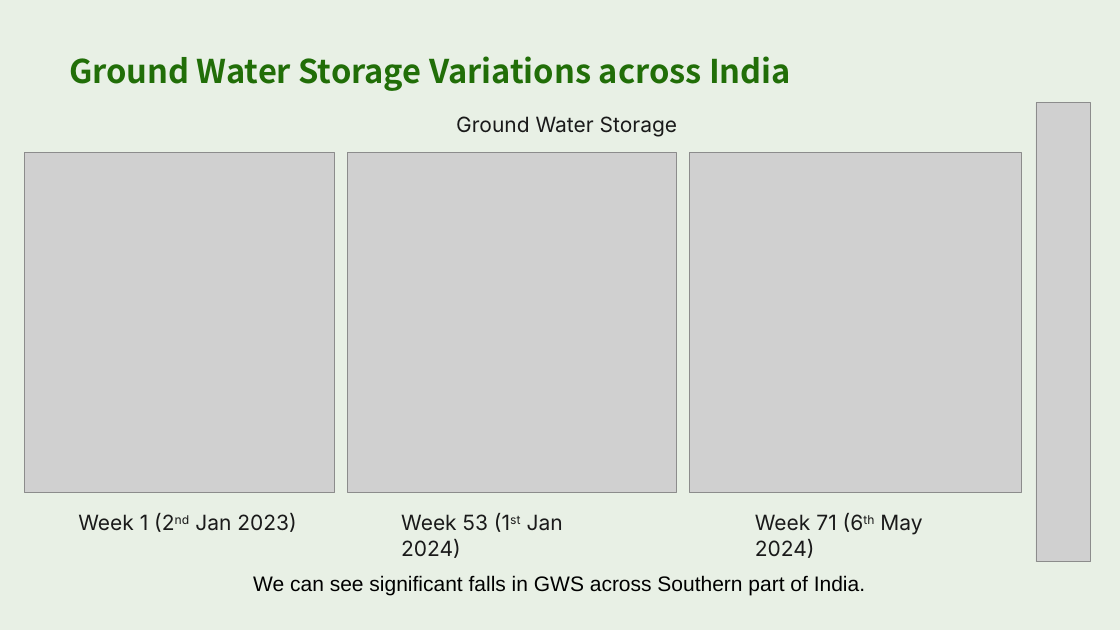
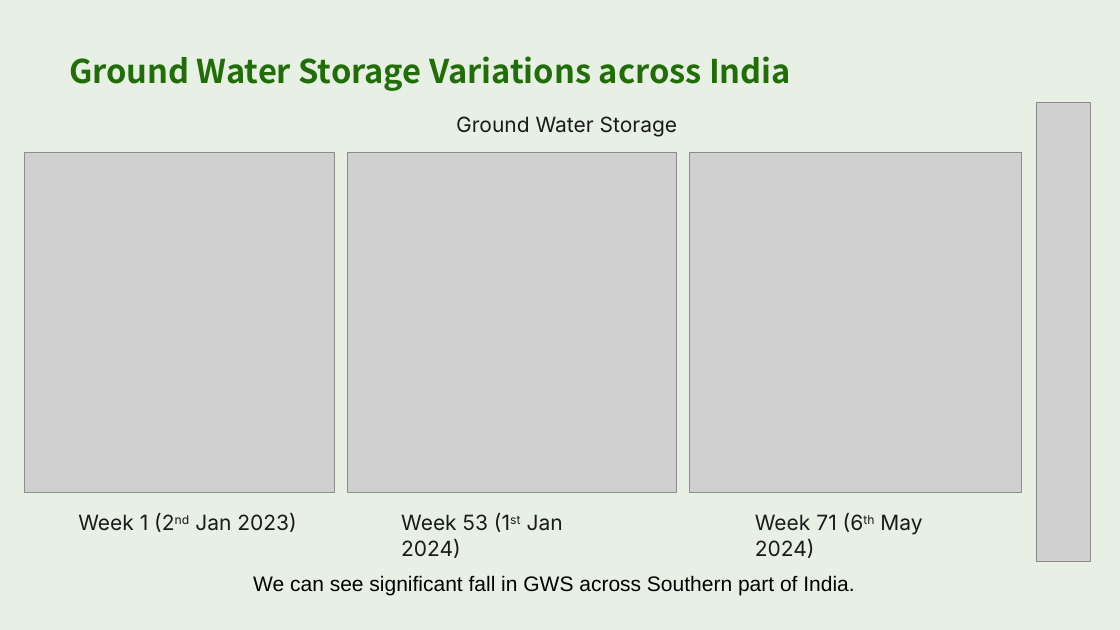
Before and after one commit to adithi21/NASA_Hackathon_2024_Meteoric_Minds, a slide deck: slide 4 of Leveraging Earth Observation Data for Informed Agricultural Decision-Making - Meteoric Minds.pptx (slide 6 before the commit). Drawn at 1120x630 pixels with LibreOffice and Linux fonts; fonts in the diff are those of the drawing; grey boxes stand for pictures. Boxes give left, top, right and bottom in pixels: in the first picture for what was removed or moved away, otherwise in the second. Text is boxed around its words. In the diff, an @@ line names an element or a change of style, - is before the commit and + after.

```diff
--- a/Leveraging Earth Observation Data for Informed Agricultural Decision-Making - Meteoric Minds.pptx
+++ b/Leveraging Earth Observation Data for Informed Agricultural Decision-Making - Meteoric Minds.pptx
@@ text at [253,575,854,596]: text changed @@
-We can see significant falls in GWS across Southern part of India.
+We can see significant fall in GWS across Southern part of India.
```
Also in this commit, not shown: 4 other slides changed, 3 slides added, 2 slides removed, 3 other files.
